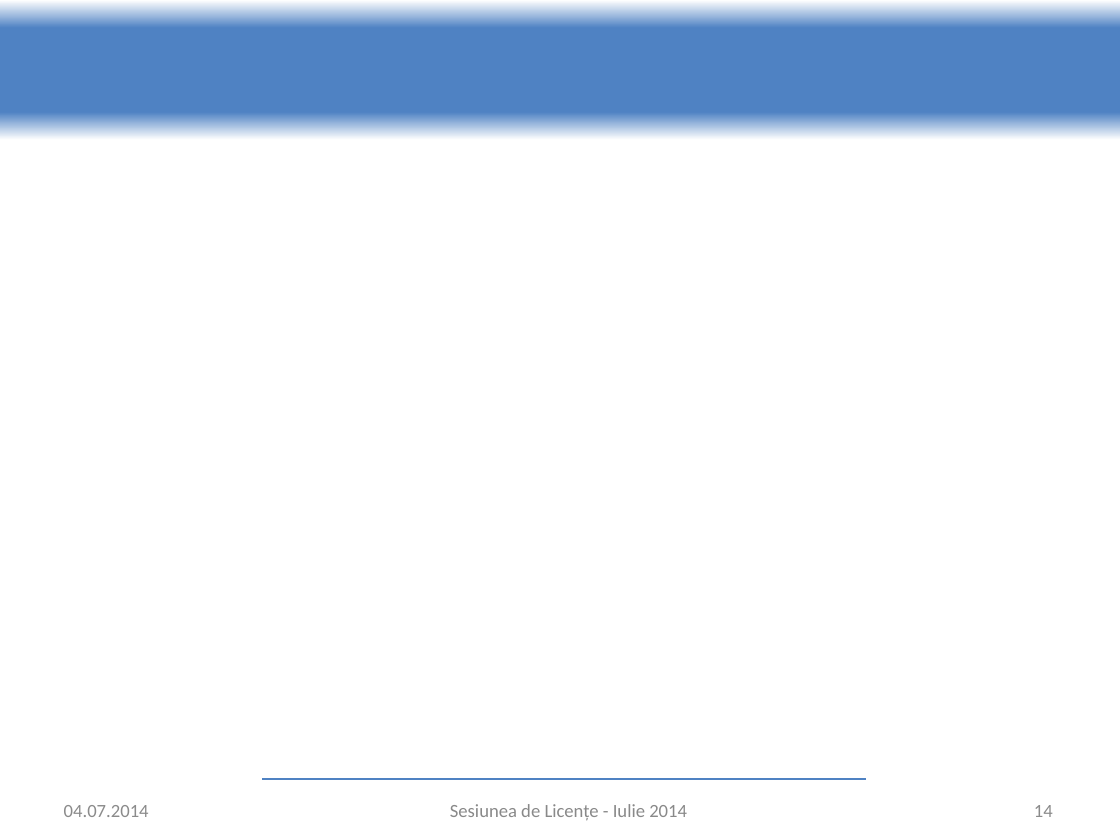
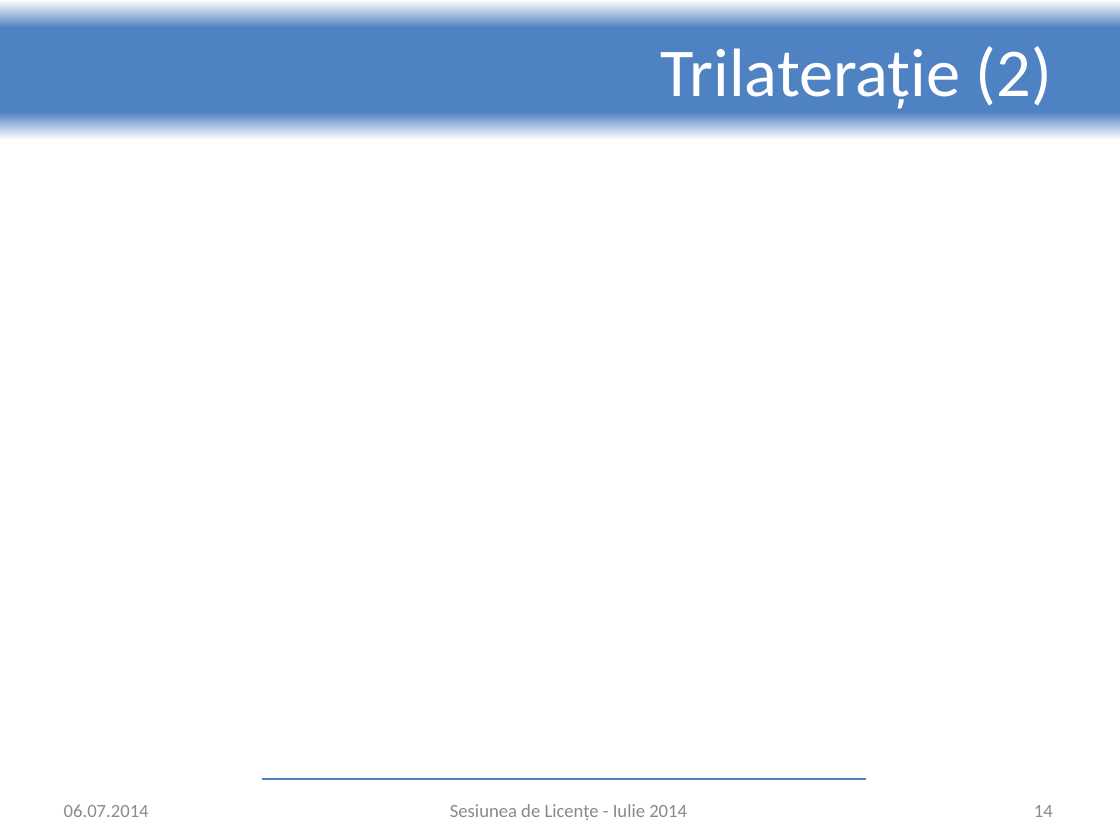
Before and after one commit to adrian-nicolau/radar, a slide deck: slide 14 of presentation.pptx. Drawn at 1120x840 pixels with LibreOffice and Linux fonts; fonts in the diff are those of the drawing; grey boxes stand for pictures; background and template pictures are left out. Boxes give left, top, right and bottom in pixels: in the first picture for what was removed or moved away, otherwise in the second. Text is boxed around its words. In the diff, an @@ line names an element or a change of style, - is before the commit and + after.

```diff
--- a/presentation.pptx
+++ b/presentation.pptx
@@ title added at <box>661,46,1052,109</box>, 44 pt, text #FFFFFF @@
+Trilaterație (2)
@@ text at <box>64,804,149,817</box>: text changed @@
-04.07.2014
+06.07.2014
```
Also in this commit, not shown: 15 other slides changed.
